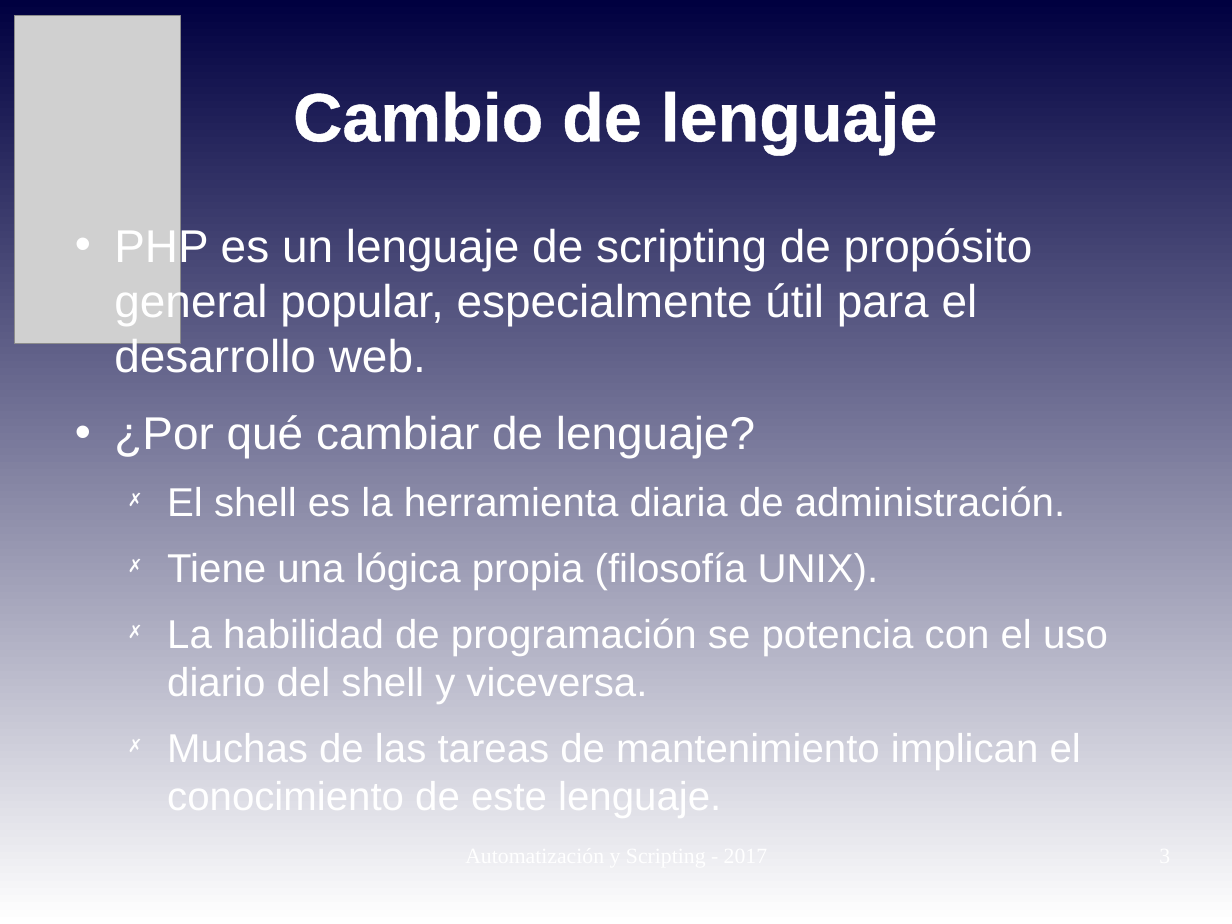
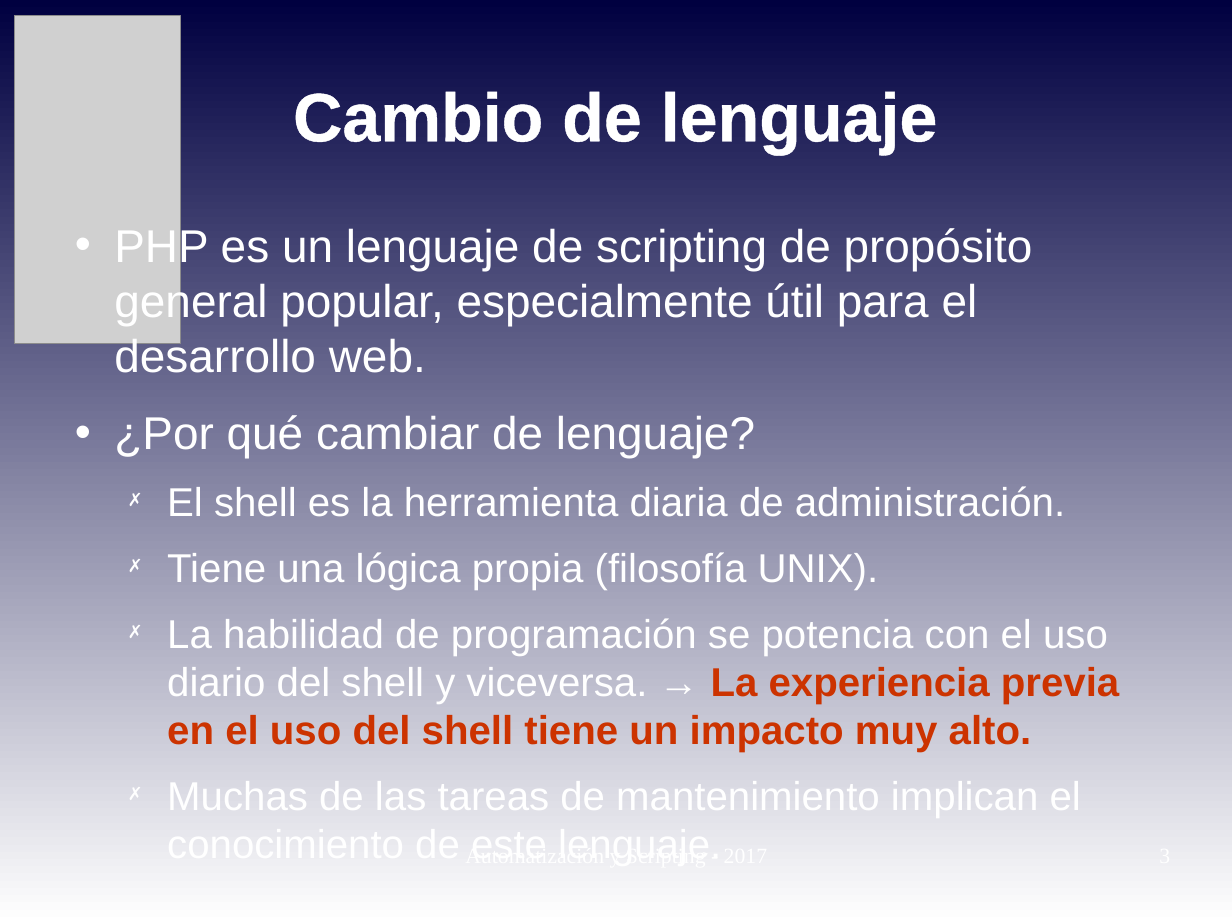
Before and after one commit to niniadcobre/-AutoyScripting, a slide deck: slide 3 of clases/AYS_clase02.odp. Drawn at 1232x924 pixels with LibreOffice and Linux fonts; fonts in the diff are those of the drawing; grey boxes stand for pictures. Boxes give left, top, right and bottom in pixels: in the first picture for what was removed or moved away, otherwise in the second. Text is boxed around its words. In the diff, an @@ line names an element or a change of style, - is before the commit and + after.

```diff
--- a/clases/AYS_clase02.odp
+++ b/clases/AYS_clase02.odp
@@ text at box(167, 618, 1119, 752): text changed @@
-  ✗ La habilidad de programación se potencia con el uso diario del shell y viceversa.
+  ✗ La habilidad de programación se potencia con el uso diario del shell y viceversa. → La experiencia previa en el uso del shell tiene un impacto muy alto.
```
Also in this commit, not shown: 1 other slide changed, 1 slide added, 1 other file.
